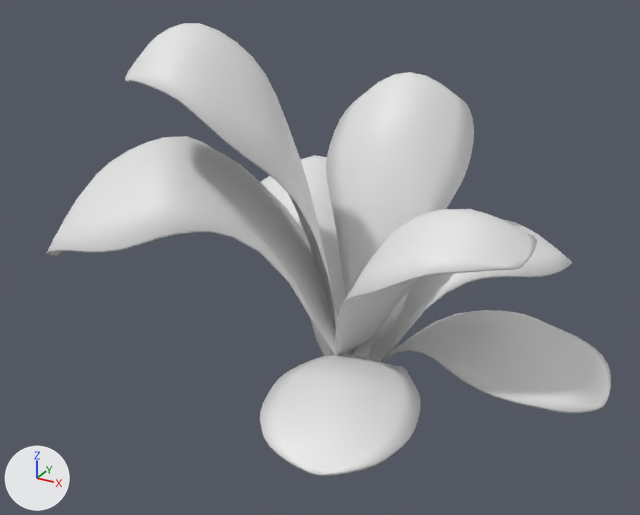
Renders of the FBX model Assets/3D/Tessa_AssetsFinaux/Fôret/Plante1.fbx from each side of a commit.
One viewpoint serves both versions: a 50 mm lens placed at (1.39, -2.81, 1.9), pointed at (-0.14, -0.02, 0.5). The axes (+X, +Y, +Z) are drawn at lower left. The lights are the same throughout. Where no turn or scale is listed for an object, it has been applied to the vertices.
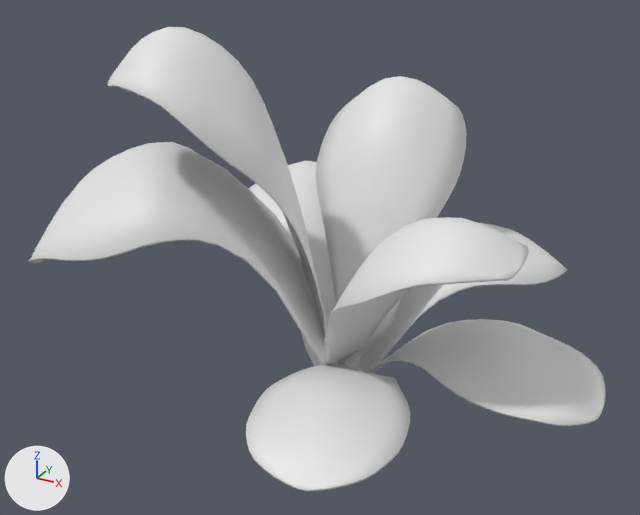
What differs and where, as boxes (x1, y1, x2, y2) in the pictures (640 x 515 px; the box of a moved part takes in the faces that stretch with it):
'Plane', reshaped, turned, rescaled
    before: (46, 136, 611, 476)
    after: (29, 27, 606, 492)
'Plane.001', deleted
    before: (125, 23, 537, 356)
part 1 of me_plane, added
    after: (29, 142, 342, 366)
part 2 of me_plane, moved or reshaped
    before: (365, 219, 572, 362)
    after: (355, 223, 567, 372)
part 3 of me_plane, moved or reshaped
    before: (380, 310, 611, 413)
    after: (369, 319, 606, 426)
part 4 of me_plane, moved or reshaped
    before: (260, 354, 420, 476)
    after: (246, 364, 410, 492)
part 5 of me_plane, added
    after: (107, 27, 326, 365)
part 6 of me_plane, added
    after: (315, 76, 467, 366)
part 7 of me_plane, added
    after: (324, 217, 529, 366)
part 8 of me_plane, cut back
    before: (46, 136, 371, 358)
    after: (248, 161, 362, 368)

What changed in the scene script:
```text
Change me_plane:
    used by ob_plane; location = (0.0, 0.0, 0.0); rotation_euler = (0.0, 0.0, -1.241), in degrees (0, 0, -71); scale = (0.501, 0.501, 0.892)
    remove me_plane.from_pydata(...)  # 1890 vertices, 1880 faces; spans x -2.31..1.65, y -2.45..1.94, z -0.01..1.08
    add me_plane.from_pydata(...)  # 3024 vertices, 3008 faces; spans x -1.18..0.99, y -0.88..0.99, z -0.01..1.42
    me_plane part 1: the loose piece of 378 vertices spanning x -0.76..0.76, y -2.45..0.03, z 0.0..1.08 is copied, and the copy is multiplied about its middle by the matrix ((0.162, 0.474, 0.0), (-0.474, 0.162, 0.0), (0.0, 0.0, 0.892)), then moved by (-0.57, 0.92, -0.06); it spans x -1.18..0.02, y -0.74..0.05, z 0.0..0.97
    me_plane part 2: the loose piece of 378 vertices spanning x -1.87..-0.17, y -0.03..1.77, z -0.01..0.57 is multiplied about its middle by the matrix ((0.162, 0.474, 0.0), (-0.474, 0.162, 0.0), (0.0, 0.0, 0.892)), then moved by (1.27, -0.33, -0.03)
    me_plane part 3: the loose piece of 378 vertices spanning x -0.35..0.97, y 0.15..1.94, z -0.01..0.41 is multiplied about its middle by the matrix ((0.162, 0.474, 0.0), (-0.474, 0.162, 0.0), (0.0, 0.0, 0.892)), then moved by (0.24, -1.11, -0.02)
    me_plane part 4: the loose piece of 378 vertices spanning x -0.08..1.65, y -0.49..0.6, z -0.01..0.3 is multiplied about its middle by the matrix ((0.162, 0.474, 0.0), (-0.474, 0.162, 0.0), (0.0, 0.0, 0.892)), then moved by (-0.63, -0.51, -0.02)
    me_plane part 5: a new loose piece of 378 vertices spanning x -0.71..-0.04, y -0.67..-0.01, z -0.01..1.42, in mat_plante1 (white #e7e7e7)
    me_plane part 6: a new loose piece of 378 vertices spanning x -0.34..0.27, y -0.02..0.72, z -0.01..1.12, in mat_plante1 (white #e7e7e7)
    me_plane part 7: a new loose piece of 378 vertices spanning x -0.08..0.74, y -0.6..0.01, z -0.01..0.88, in mat_plante1 (white #e7e7e7)
    me_plane part 8: 755 vertices removed from x -2.31..0.76, y -2.45..0.14, z -0.01..1.08; 377 vertices added at x -0.91..0.01, y -0.07..0.93, z 0.0..0.7
Change ob_plane:
    ob_plane.rotation_euler: (0.0, 0.0, -1.241) -> (0.0, 0.0, 0.0)  # degrees (0, 0, -71) -> degrees (0, 0, 0)
    ob_plane.scale: (0.501, 0.501, 0.892) -> (1.0, 1.0, 1.0)
Remove ob_plane_001:
    ob_plane_001 = bpy.data.objects.new('Plane.001', me_plane_001)
    ob_plane_001.location = (0.0, 0.0, 0.0)
```
